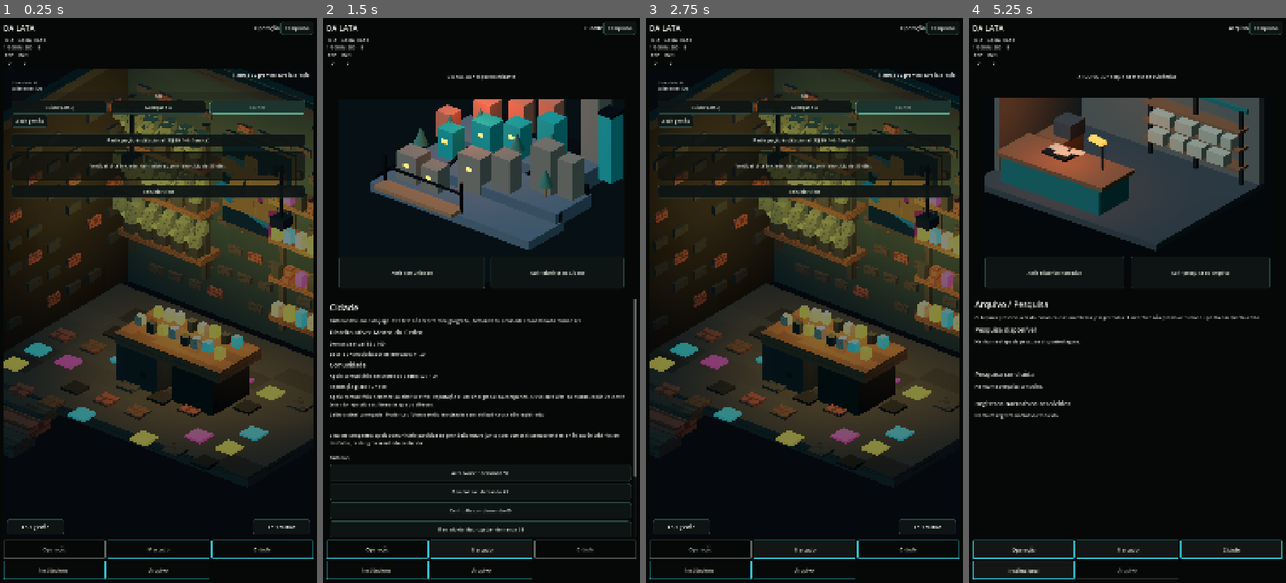
Above: before the commit, frames 1-4 (left to right).
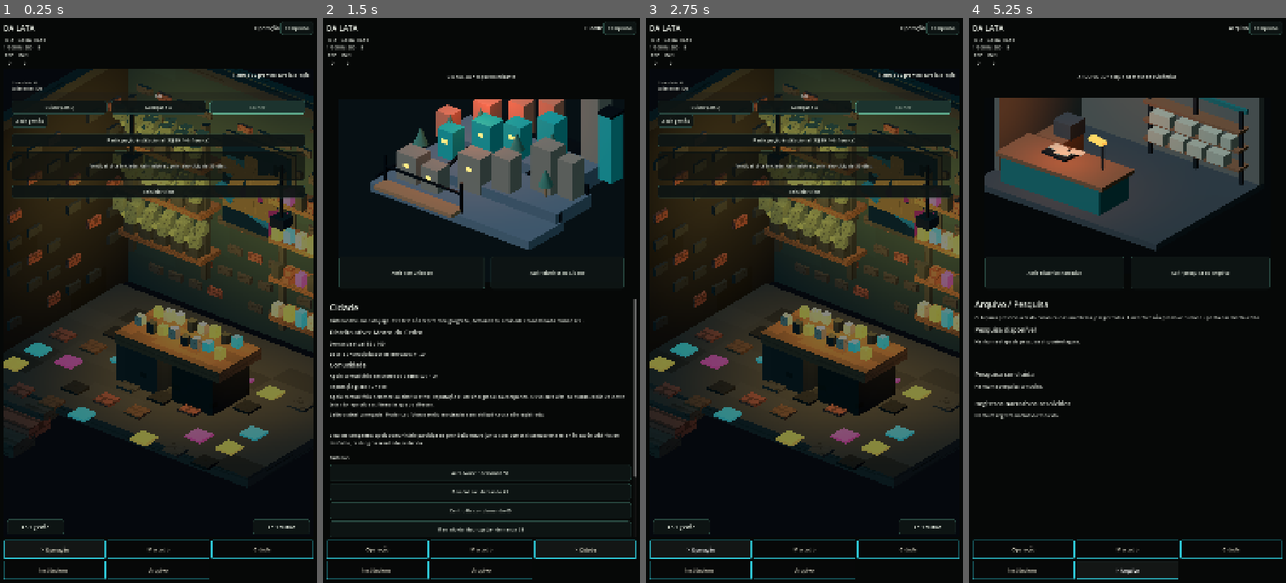
Above: after the commit, the same moments.

Repository: az1nn/growing-rio
Game: Godot game, scene res://scenes/shell/game_shell.tscn
The game is run twice, just before and just after one commit, with the same random seed, the same clock (stepped at 60 frames per second) and the same inputs.
Inputs (mouse positions are in pixels of both pictures, inside the frame that each line leads up to):
- Up to frame 1 (0.25 s): no input
- Up to frame 2 (1.5 s): click "Mercado" at 0.5 s; click "Ver detalhes em Cidade" at 1.25 s
- Up to frame 3 (2.75 s): click "Operação" at 2 s
- Up to frame 4 (5.25 s): click (1022, 549) at 2.75 s, where only the run after the commit has a clickable "> Operação"; click "Cidade" at 3.5 s; click "Institucional" at 4.25 s; click "Arquivo" at 5 s

The runs differ from the first frame. In frame 1, 0.2% of the frame differs, in the area x 1-34%, y 92-96%; in frame 2, 0.3%; in frame 3, 0.4%; in frame 4, 0.7%, in the area x 1-99%, y 92-100%.

Commit message:
feat(ui): expose selected navigation state

Diff:
--- a/scenes/shell/game_shell.gd
+++ b/scenes/shell/game_shell.gd
@@ -103,6 +103,7 @@
     if not DESTINATION_IDS.has(destination_id):
         return false
     if current_destination == destination_id:
+        _refresh_nav_state()
         return true
 
     current_destination = destination_id
@@ -290,24 +291,62 @@
 func _refresh_nav_state() -> void:
     var modal_active := not active_overlay_id.is_empty()
 
-    operation_button.disabled = modal_active or current_destination == DESTINATION_OPERATION
-    market_button.disabled = modal_active or current_destination == DESTINATION_MARKET
-    city_button.disabled = modal_active or current_destination == DESTINATION_CITY
-    institutional_button.disabled = (
-        modal_active or current_destination == DESTINATION_INSTITUTIONAL
-    )
-    archive_button.disabled = modal_active or current_destination == DESTINATION_ARCHIVE
+    _sync_nav_button(
+        operation_button,
+        current_destination == DESTINATION_OPERATION,
+        modal_active,
+    )
+    _sync_nav_button(
+        market_button,
+        current_destination == DESTINATION_MARKET,
+        modal_active,
+    )
+    _sync_nav_button(
+        city_button,
+        current_destination == DESTINATION_CITY,
+        modal_active,
+    )
+    _sync_nav_button(
+        institutional_button,
+        current_destination == DESTINATION_INSTITUTIONAL,
+        modal_active,
+    )
+    _sync_nav_button(
+        archive_button,
+        current_destination == DESTINATION_ARCHIVE,
+        modal_active,
+    )
+    _sync_nav_button(
+        wide_operation_button,
+        current_destination == DESTINATION_OPERATION,
+        modal_active,
+    )
+    _sync_nav_button(
+        wide_market_button,
+        current_destination == DESTINATION_MARKET,
+        modal_active,
+    )
+    _sync_nav_button(
+        wide_city_button,
+        current_destination == DESTINATION_CITY,
+        modal_active,
+    )
+    _sync_nav_button(
+        wide_institutional_button,
+        current_destination == DESTINATION_INSTITUTIONAL,
+        modal_active,
+    )
+    _sync_nav_button(
+        wide_archive_button,
+        current_destination == DESTINATION_ARCHIVE,
+        modal_active,
+    )
     campaign_button.disabled = modal_active
 
-    wide_operation_button.disabled = (
-        modal_active or current_destination == DESTINATION_OPERATION
-    )
-    wide_market_button.disabled = modal_active or current_destination == DESTINATION_MARKET
-    wide_city_button.disabled = modal_active or current_destination == DESTINATION_CITY
-    wide_institutional_button.disabled = (
-        modal_active or current_destination == DESTINATION_INSTITUTIONAL
-    )
-    wide_archive_button.disabled = modal_active or current_destination == DESTINATION_ARCHIVE
+func _sync_nav_button(button: Button, selected: bool, modal_active: bool) -> void:
+    button.disabled = modal_active
+    if button.has_method("set_selected"):
+        button.call("set_selected", selected)
 
 func has_campaign_slot() -> bool:
     return campaign_flow.has_slot()
